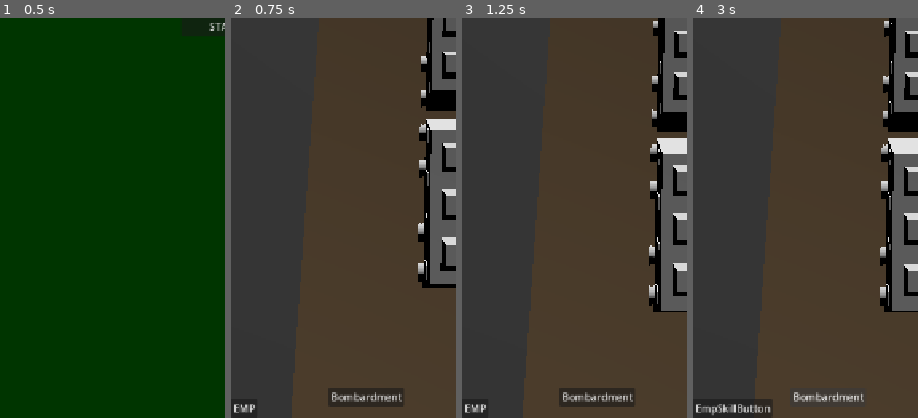
Above: before the commit, frames 1-4 (left to right).
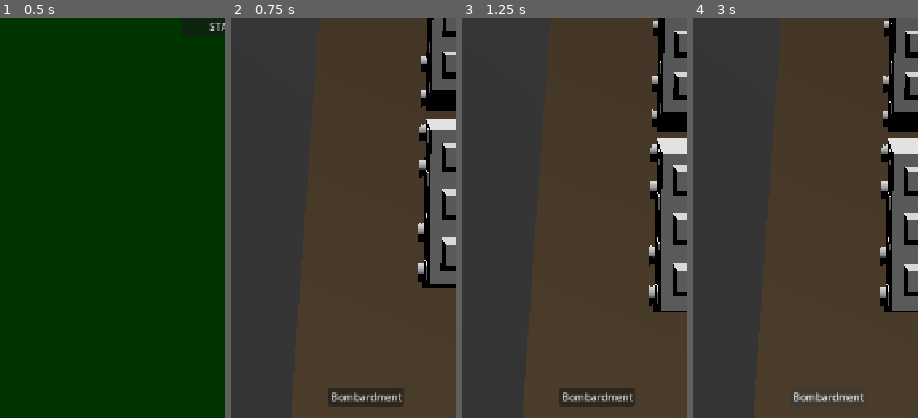
Above: after the commit, the same moments.

Repository: GabrielSiras/Decomissioners
Game: Godot game, scene res://scenes/UI-UX/UI/MENUs/MainMenu.tscn
Same seed, same stepped clock (60 frames per second), same inputs: the game is played once before the commit and once after it.
Inputs:
- Up to frame 1 (0.5 s): no input
- Up to frame 2 (0.75 s): click "START" at 0.5 s
- Up to frame 3 (1.25 s): no input
- Up to frame 4 (3 s): click "EMP" (after the commit: "Bombardment") at 1.25 s; click "EmpSkillButton" (after the commit: "Bombardment") at 2 s; click "Bombardment" at 2.75 s
The pictures show only the part of the screen within x 0-50%, y 50-100%; the shares and areas given below are measured in that part.

Frame 1 is identical in both runs. In frame 2, 0.1% of the frame differs, in the area x 1-11%, y 96-99%; in frame 3, 0.1%; in frame 4, 0.7%, in the area x 1-36%, y 95-100%.

Commit message:
#71,#72,#74,#67/FEAT: Adicionados Incendiary, MachineGun e Blast Turrets. Adicionados VFXs para tiros do Blast e freio do trem.

Diff:
--- a/scenes/Player/Train/Train.tscn
+++ b/scenes/Player/Train/Train.tscn
@@ -2,6 +2,7 @@
 
 [ext_resource type="Script" uid="uid://d4g06iyetgrwf" path="res://scripts/Player/Train/Train.gd" id="1_426cx"]
 [ext_resource type="PackedScene" uid="uid://dn6xiuvp8y7jk" path="res://assets/models/Train/TrainHead.glb" id="2_8tskr"]
+[ext_resource type="PackedScene" uid="uid://ctf6nkrlj66ni" path="res://scenes/VFX/BreakSparksVFX.tscn" id="2_wj5ji"]
 [ext_resource type="Script" uid="uid://btdr4h44kf6nb" path="res://scripts/Turrets/TurretSlot.gd" id="3_8tskr"]
 
 [sub_resource type="BoxShape3D" id="BoxShape3D_v5pwx"]
@@ -10,10 +11,12 @@
 [sub_resource type="BoxShape3D" id="BoxShape3D_qmg03"]
 size = Vector3(0.77924347, 0.18231201, 0.7755203)
 
-[node name="TrainHead" type="CharacterBody3D" unique_id=423923195]
+[node name="TrainHead" type="CharacterBody3D" unique_id=423923195 node_paths=PackedStringArray("wheel_markers")]
 collision_layer = 2
 collision_mask = 0
 script = ExtResource("1_426cx")
+wheel_markers = [NodePath("Marker3D"), NodePath("Marker3D2")]
+brake_vfx_scene = ExtResource("2_wj5ji")
 
 [node name="Model3D" parent="." unique_id=1468624311 instance=ExtResource("2_8tskr")]
 transform = Transform3D(-1, 0, 8.742278e-08, 0, 1, 0, -8.742278e-08, 0, -1, 0.045, 0, 0)
@@ -48,3 +51,9 @@
 [node name="CollisionShape3D" type="CollisionShape3D" parent="TurretSlots/Slot3" unique_id=256345620]
 transform = Transform3D(1, 0, 0, 0, 1, 0, 0, 0, 1, 0.0376091, -0.087677, 0.0042915344)
 shape = SubResource("BoxShape3D_qmg03")
+
+[node name="Marker3D" type="Marker3D" parent="." unique_id=2091457869]
+transform = Transform3D(1, 0, 0, 0, 1, 0, 0, 0, 1, 1.0337296, -0.16015494, 1.193884)
+
+[node name="Marker3D2" type="Marker3D" parent="." unique_id=351402532]
+transform = Transform3D(1, 0, 0, 0, 1, 0, 0, 0, 1, -0.9609299, -0.16015494, 1.193884)
--- /dev/null
+++ b/scenes/Turrets/Blast/Blast.tscn
@@ -0,0 +1,14 @@
+[gd_scene format=3 uid="uid://d0d2up8nwdif3"]
+
+[ext_resource type="PackedScene" uid="uid://bh4nxhtcknybg" path="res://scenes/Turrets/TurretBase.tscn" id="1_3hars"]
+[ext_resource type="Script" uid="uid://5jwjovk8qlm5" path="res://scripts/Turrets/Blast/Blast.gd" id="2_6d5vp"]
+[ext_resource type="PackedScene" uid="uid://c5qxjkarg4st8" path="res://scenes/VFX/PreassureBlastVFX.tscn" id="3_juufq"]
+
+[node name="Blast" unique_id=90108018 instance=ExtResource("1_3hars")]
+script = ExtResource("2_6d5vp")
+push_force = 25.0
+arc_angle_degrees = 180.0
+push_straight_forward = true
+blast_vfx_scene = ExtResource("3_juufq")
+fire_rate = 5.0
+projectile_scene = null
--- /dev/null
+++ b/scenes/Turrets/Incendiary/Incendiary.tscn
@@ -0,0 +1,20 @@
+[gd_scene format=3 uid="uid://dlibrupci2v80"]
+
+[ext_resource type="PackedScene" uid="uid://bh4nxhtcknybg" path="res://scenes/Turrets/TurretBase.tscn" id="1_jcsav"]
+[ext_resource type="Script" uid="uid://6olt1jyvfdkf" path="res://scripts/Turrets/Incendiary/Incendiary.gd" id="2_34g8i"]
+[ext_resource type="PackedScene" uid="uid://ca821bnynwdh4" path="res://scenes/VFX/FlamethrowerVFX.tscn" id="3_fs2uq"]
+
+[node name="Incendiary" unique_id=90108018 node_paths=PackedStringArray("flame_vfx") instance=ExtResource("1_jcsav")]
+script = ExtResource("2_34g8i")
+cone_angle_degrees = 60.0
+flame_vfx = NodePath("FlamethrowerVFX")
+debuff_duration = 2.0
+fire_rate = 0.2
+damage = 1
+projectile_scene = null
+
+[node name="CSGBox3D" parent="." index="0" unique_id=1161389508]
+transform = Transform3D(-1, 0, -8.742278e-08, 0, 1, 0, 8.742278e-08, 0, -1, 0.023658752, 0.1735611, -0.011474609)
+
+[node name="FlamethrowerVFX" parent="." index="4" unique_id=134806838 instance=ExtResource("3_fs2uq")]
+transform = Transform3D(-1, 0, -8.742278e-08, 0, 1, 0, 8.742278e-08, 0, -1, 0, 0, 0)
--- /dev/null
+++ b/scenes/Turrets/MachineGun/MachineGun.tscn
@@ -0,0 +1,14 @@
+[gd_scene format=3 uid="uid://drqt5gc0jk617"]
+
+[ext_resource type="PackedScene" uid="uid://bh4nxhtcknybg" path="res://scenes/Turrets/TurretBase.tscn" id="1_yfucs"]
+[ext_resource type="Script" uid="uid://djccrgmald5ns" path="res://scripts/Turrets/MachineGun/MachineGun.gd" id="2_budth"]
+
+[sub_resource type="StandardMaterial3D" id="StandardMaterial3D_budth"]
+
+[node name="MachineGunTurret" unique_id=90108018 instance=ExtResource("1_yfucs")]
+script = ExtResource("2_budth")
+fire_rate = 0.2
+damage = 2
+
+[node name="CSGBox3D" parent="." index="0" unique_id=1161389508]
+material = SubResource("StandardMaterial3D_budth")
--- a/scenes/Turrets/TurretBase.tscn
+++ b/scenes/Turrets/TurretBase.tscn
@@ -7,7 +7,7 @@
 albedo_color = Color(1, 0, 0, 1)
 
 [sub_resource type="SphereShape3D" id="SphereShape3D_qmg03"]
-radius = 17.923092
+radius = 5.3845696
 
 [node name="TurretBase" type="Node3D" unique_id=90108018]
 script = ExtResource("1_7ne02")
--- a/scenes/UI-UX/UI/MENUs/BuildMenuUI.tscn
+++ b/scenes/UI-UX/UI/MENUs/BuildMenuUI.tscn
@@ -21,19 +21,19 @@
 layout_mode = 0
 offset_right = 8.0
 offset_bottom = 8.0
-text = "torre1"
+text = "MachineGun"
 
 [node name="ButtonTurret2" type="Button" parent="RadialPanel" unique_id=861224002]
 layout_mode = 0
 offset_right = 8.0
 offset_bottom = 8.0
-text = "torre2"
+text = "Incendiary"
 
 [node name="ButtonTurret3" type="Button" parent="RadialPanel" unique_id=337346439]
 layout_mode = 0
 offset_right = 8.0
 offset_bottom = 8.0
-text = "torre3"
+text = "Blast"
 
 [node name="ButtonTurret4" type="Button" parent="RadialPanel" unique_id=290782043]
 layout_mode = 0
--- a/scenes/VFX/BreakSparksVFX.tscn
+++ b/scenes/VFX/BreakSparksVFX.tscn
@@ -1,6 +1,7 @@
 [gd_scene format=3 uid="uid://ctf6nkrlj66ni"]
 
 [ext_resource type="Texture2D" uid="uid://dg3gjisem7ypx" path="res://assets/VFX Textures/Spark Texture.png" id="1_amxb6"]
+[ext_resource type="Script" uid="uid://vbi5lrtil1m5" path="res://scripts/VFX/Train/Break/BreakSparksVFX.gd" id="2_a6gar"]
 
 [sub_resource type="StandardMaterial3D" id="StandardMaterial3D_7th88"]
 transparency = 1
@@ -43,6 +44,8 @@
 lifetime = 0.8
 randomness = 1.0
 fixed_fps = 60
+local_coords = true
 trail_lifetime = 0.01
 process_material = SubResource("ParticleProcessMaterial_iujhx")
 draw_pass_1 = SubResource("QuadMesh_jofub")
+script = ExtResource("2_a6gar")
--- a/scenes/VFX/PreassureBlastVFX.tscn
+++ b/scenes/VFX/PreassureBlastVFX.tscn
@@ -1,6 +1,7 @@
 [gd_scene format=3 uid="uid://c5qxjkarg4st8"]
 
 [ext_resource type="ArrayMesh" uid="uid://b62jbt08lhx4e" path="res://assets/VFX Textures/PlaceholderBlast.obj" id="1_ksonk"]
+[ext_resource type="Script" uid="uid://q7dfn73cwgj2" path="res://scripts/VFX/Turrets/Blast/PreassureBlastVFX.gd" id="1_mu4gs"]
 
 [sub_resource type="StandardMaterial3D" id="StandardMaterial3D_06qqu"]
 transparency = 1
@@ -44,6 +45,7 @@
 curve = SubResource("Curve_ksonk")
 
 [sub_resource type="ParticleProcessMaterial" id="ParticleProcessMaterial_hpqx0"]
+direction = Vector3(0, 0, -1)
 spread = 0.0
 directional_velocity_min = 50.139984
 directional_velocity_max = 50.139984
@@ -58,10 +60,12 @@
 emission_curve = SubResource("CurveTexture_42xip")
 
 [node name="Node3D" type="Node3D" unique_id=1629695280]
+script = ExtResource("1_mu4gs")
 
 [node name="WorldEnvironment" type="WorldEnvironment" parent="." unique_id=1416585214]
 
 [node name="PreassureBlast" type="GPUParticles3D" parent="." unique_id=1649617383]
+transform = Transform3D(-4.371139e-08, 0, 1, 0, 1, 0, -1, 0, -4.371139e-08, 0, 0, 0)
 material_override = SubResource("StandardMaterial3D_06qqu")
 emitting = false
 amount = 3
@@ -69,5 +73,6 @@
 one_shot = true
 explosiveness = 0.7
 fixed_fps = 60
+local_coords = true
 process_material = SubResource("ParticleProcessMaterial_hpqx0")
 draw_pass_1 = ExtResource("1_ksonk")
--- a/scenes/devroom.tscn
+++ b/scenes/devroom.tscn
@@ -19,9 +19,12 @@
 [ext_resource type="PackedScene" uid="uid://knbsvydvyrn3" path="res://scenes/Terrain/Chunks/Factory/Factory2.tscn" id="13_yxgwb"]
 [ext_resource type="PackedScene" uid="uid://7vml8gkbdtrb" path="res://scenes/UI-UX/UI/MENUs/BuildMenuUI.tscn" id="14_h3fqt"]
 [ext_resource type="PackedScene" uid="uid://bh4nxhtcknybg" path="res://scenes/Turrets/TurretBase.tscn" id="15_fxyqj"]
+[ext_resource type="PackedScene" uid="uid://ctf6nkrlj66ni" path="res://scenes/VFX/BreakSparksVFX.tscn" id="15_renfr"]
 [ext_resource type="PackedScene" uid="uid://bnhwjmce2un5i" path="res://scenes/UI-UX/UI/MENUs/DemolishingMenuUI.tscn" id="16_h8k66"]
-[ext_resource type="PackedScene" uid="uid://d1euxj5pok2vx" path="res://scenes/Player/Skills/EMP/EmpSkillButton.tscn" id="17_558wr"]
+[ext_resource type="PackedScene" uid="uid://drqt5gc0jk617" path="res://scenes/Turrets/MachineGun/MachineGun.tscn" id="17_f1oeb"]
+[ext_resource type="PackedScene" uid="uid://dlibrupci2v80" path="res://scenes/Turrets/Incendiary/Incendiary.tscn" id="18_estu5"]
 [ext_resource type="PackedScene" uid="uid://b6kis3qguxedq" path="res://scenes/Player/Wagon/Wagon.tscn" id="19_c0ium"]
+[ext_resource type="PackedScene" uid="uid://d0d2up8nwdif3" path="res://scenes/Turrets/Blast/Blast.tscn" id="19_renfr"]
 [ext_resource type="PackedScene" uid="uid://rbte6nqh348f" path="res://scenes/Player/Skills/Bombardment/BombardmentSkillButton.tscn" id="20_3f7xg"]
 
 [node name="Devroom3d" type="Node3D" unique_id=95222864]
@@ -63,6 +66,7 @@
 [node name="DefeatMenu" parent="HUD" unique_id=501164214 instance=ExtResource("4_do01s")]
 
 [node name="SpeedLever" parent="HUD" unique_id=425152856 instance=ExtResource("5_anjfi")]
+ui_brake_vfx_scene = ExtResource("15_renfr")
 
 [node name="TrainProgressBar" parent="HUD" unique_id=1161455226 instance=ExtResource("6_ivymc")]
 
@@ -70,9 +74,9 @@
 offset_left = 3.0
 offset_right = 3.0
 train = NodePath("../../Player/TrainHead")
-turret_1_scene = ExtResource("15_fxyqj")
-turret_2_scene = ExtResource("15_fxyqj")
-turret_3_scene = ExtResource("15_fxyqj")
+turret_1_scene = ExtResource("17_f1oeb")
+turret_2_scene = ExtResource("18_estu5")
+turret_3_scene = ExtResource("19_renfr")
 turret_4_scene = ExtResource("15_fxyqj")
 
 [node name="DemolishingMenuUI" parent="HUD" unique_id=1660696465 node_paths=PackedStringArray("train") instance=ExtResource("16_h8k66")]
@@ -80,11 +84,7 @@
 
 [node name="Skills" type="CanvasLayer" parent="." unique_id=799799759]
 
-[node name="EmpSkillButton" parent="Skills" unique_id=834700005 node_paths=PackedStringArray("train") instance=ExtResource("17_558wr")]
-train = NodePath("../../Player/TrainHead")
-
 [node name="BombardmentSkillButton" parent="Skills" unique_id=246414351 instance=ExtResource("20_3f7xg")]
-bombardment_scene = null
 
 [node name="Player" type="Node3D" parent="." unique_id=163302227]
 
--- a/scripts/Enemies/EnemyBase.gd
+++ b/scripts/Enemies/EnemyBase.gd
@@ -3,10 +3,9 @@
 
 @export_group("Stats")
 @export var max_health: int = 30
-@export var current_armor: int = 0
+@export var current_armor: int = 10
 @export var speed: float = 5.0
 @export var metal_reward: int = 5
-
 
 @export_group("Target")
 @export var target: Node3D
@@ -16,9 +15,17 @@
 var knockback_velocity: Vector3 = Vector3.ZERO
 @export var knockback_friction: float = 30.0
 
+var is_armor_debuffed: bool = false
+var original_armor: int = 0
+var debuff_timer_left: float = 0.0
+var stun_timer: float = 0.0
+
 func _ready() -> void:
 	current_health = max_health
 	add_to_group("enemies")
+
+func apply_stun(duration: float) -> void:
+	stun_timer = max(stun_timer, duration)
 
 func apply_knockback(impulse: Vector3) -> void:
 	impulse.y = 0.0
@@ -29,9 +36,16 @@
 	knockback_velocity = impulse
 
 func _physics_process(delta: float) -> void:
+	if is_armor_debuffed:
+		debuff_timer_left -= delta
+		if debuff_timer_left <= 0.0:
+			_remove_armor_debuff()
+
 	var ai_velocity: Vector3 = Vector3.ZERO
 
-	if knockback_velocity.length() < 2.0 and is_instance_valid(target):
+	if stun_timer > 0.0:
+		stun_timer -= delta
+	elif knockback_velocity.length() < 2.0 and is_instance_valid(target):
 		var direction: Vector3 = (target.global_position - global_position).normalized()
 		direction.y = 0.0
 		ai_velocity = direction * speed
@@ -46,6 +60,19 @@
 		knockback_velocity = knockback_velocity.move_toward(Vector3.ZERO, knockback_friction * delta)
 	else:
 		knockback_velocity = Vector3.ZERO
+
+func apply_armor_debuff(duration: float) -> void:
+	if not is_armor_debuffed:
+		is_armor_debuffed = true
+		original_armor = current_armor
+		current_armor = 0
+
+	debuff_timer_left = duration
+
+func _remove_armor_debuff() -> void:
+	if is_armor_debuffed:
+		is_armor_debuffed = false
+		current_armor = original_armor
 
 func take_damage(amount: int) -> void:
 	if current_health <= 0:
--- a/scripts/Enemies/MeeleEnemies/Opressor/Opressor.gd
+++ b/scripts/Enemies/MeeleEnemies/Opressor/Opressor.gd
@@ -164,6 +164,8 @@
 	var train_node = _find_train_speed_node()
 	if train_node:
 		train_node.current_speed = max(2.0, train_node.current_speed - (train_slow_amount * get_physics_process_delta_time()))
+		if train_node.has_method("trigger_brake_vfx"):
+			train_node.trigger_brake_vfx()
 
 func _process_cooldown(active_target: Node3D, train_spd: float) -> void:
 	var target_x = active_target.global_position.x + shoulder_x_offset
@@ -219,6 +221,8 @@
 	var train_node = _find_train_speed_node()
 	if train_node:
 		print("🛑 Opressor AGARROU no trem! Velocidade atual: ", snapped(train_node.current_speed, 0.01))
+		if train_node.has_method("trigger_brake_vfx"):
+			train_node.trigger_brake_vfx()
 
 func _miss_lunge() -> void:
 	current_state = State.COOLDOWN
--- a/scripts/Player/Train/Train.gd
+++ b/scripts/Player/Train/Train.gd
@@ -9,6 +9,7 @@
 @export var current_armor: int = 10
 @export var wagons: Array[Wagon] = []
 @export var current_speed: float = 0.0
+@export var wheel_markers: Array[Marker3D] = []
 @export_category("MENUs/HUDs")
 @export var defeat_menu: DefeatMenu
 @export var speed_lever: SpeedLever
@@ -17,14 +18,21 @@
 @export_category("EMP SKILL")
 @export var emp_radius: float = 12.0
 @export var emp_force: float = 25.0
-
+@export_category("VFXs")
+@export var brake_vfx_scene: PackedScene
+var brake_vfx_cooldown_timer: float = 0.0
 var slots_status: Dictionary = {}
 var current_speed_factor: float = 0.0
 var velocity: Vector3 = Vector3.ZERO
 var start_position: Vector3
 var total_distance: float = 0.0
 
+
 func _ready() -> void:
+	if is_instance_valid(speed_lever):
+		speed_lever.braked.connect(_on_train_braked)
+		speed_lever.speed_changed.connect(_on_speed_changed)
+
 	add_to_group("player_base")
 	start_position = global_position
 
@@ -35,10 +43,38 @@
 	if is_instance_valid(destination_node):
 		total_distance = start_position.distance_to(destination_node.global_position)
 
-	if speed_lever:
-		speed_lever.speed_changed.connect(_on_speed_changed)
-
 	_register_all_slots()
+
+func _physics_process(delta: float) -> void:
+	if brake_vfx_cooldown_timer > 0.0:
+		brake_vfx_cooldown_timer -= delta
+
+	var actual_speed = max(0.0, current_speed)
+	velocity = -global_transform.basis.z * actual_speed
+	global_position += velocity * delta
+
+	if speed_lever and max_speed > 0.0:
+		var visual_factor = clamp(current_speed / max_speed, 0.0, 1.0)
+		speed_lever.update_slider_visual(visual_factor)
+
+	_update_progress()
+
+func _on_train_braked() -> void:
+	trigger_brake_vfx()
+
+func trigger_brake_vfx() -> void:
+	if brake_vfx_cooldown_timer > 0.0:
+		return
+
+	if not brake_vfx_scene or wheel_markers.is_empty():
+		return
+
+	brake_vfx_cooldown_timer = 0.4
+
+	for marker in wheel_markers:
+		if is_instance_valid(marker):
+			var vfx = brake_vfx_scene.instantiate()
+			marker.add_child(vfx)
 
 func _clean_wagons_list() -> void:
 	wagons = wagons.filter(func(w): return is_instance_valid(w) and not w.is_queued_for_deletion())
@@ -79,17 +115,6 @@
 		if is_instance_valid(wagon) and wagon.has_node("TurretSlots"):
 			for slot in wagon.get_node("TurretSlots").get_children():
 				slots_status[slot] = null
-
-func _physics_process(delta: float) -> void:
-	var actual_speed = max(0.0, current_speed)
-	velocity = -global_transform.basis.z * actual_speed
-	global_position += velocity * delta
-
-	if speed_lever and max_speed > 0.0:
-		var visual_factor = clamp(current_speed / max_speed, 0.0, 1.0)
-		speed_lever.update_slider_visual(visual_factor)
-
-	_update_progress()
 
 func _update_wagons_list() -> void:
 	wagons.clear()
@@ -120,7 +145,7 @@
 func _on_destination_reached() -> void:
 	print("O trem chegou à estação final!")
 
-	var win_menu_scene = load("res://scenes/UI-UX/UI/WinMenu.tscn")
+	var win_menu_scene = load("res://scenes/UI-UX/UI/MENUs/WinMenu.tscn")
 	if win_menu_scene:
 		var win_menu_instance = win_menu_scene.instantiate()
 		get_tree().current_scene.add_child(win_menu_instance)
@@ -215,3 +240,14 @@
 
 				if enemy.has_method("apply_knockback"):
 					enemy.apply_knockback(push_dir * emp_force)
+
+func play_brake_vfx(vfx_scene: PackedScene, spawn_point: Node3D) -> void:
+	if not vfx_scene or not is_instance_valid(spawn_point):
+		return
+
+	var vfx = vfx_scene.instantiate()
+
+	spawn_point.add_child(vfx)
+
+	vfx.position = Vector3.ZERO
+	vfx.rotation = Vector3.ZERO
--- /dev/null
+++ b/scripts/Turrets/Blast/Blast.gd
@@ -0,0 +1,64 @@
+class_name Blast
+extends TurretBase
+
+@export_category("Configurações de Repulsão")
+@export var push_force: float = 25.0
+@export var arc_angle_degrees: float = 180.0
+@export var push_straight_forward: bool = true
+@export var blast_vfx_scene: PackedScene
+
+@export_category("Configurações de Atordoamento")
+@export_range(0.0, 1.0) var stun_chance: float = 0.1
+@export var stun_duration: float = 1.5
+
+func shoot() -> void:
+	var forward_dir: Vector3 = -global_transform.basis.z
+	if is_instance_valid(muzzle):
+		forward_dir = -muzzle.global_transform.basis.z
+
+	forward_dir.y = 0.0
+	forward_dir = forward_dir.normalized()
+
+	_play_blast_vfx()
+
+	for enemy in enemies_in_range:
+		if not is_instance_valid(enemy):
+			continue
+
+		var target_node: Node3D = enemy
+		while is_instance_valid(target_node) and not target_node.has_method("apply_knockback") and target_node != get_tree().current_scene:
+			target_node = target_node.get_parent()
+
+		if not is_instance_valid(target_node) or target_node == get_tree().current_scene:
+			continue
+
+		var diff: Vector3 = target_node.global_position - global_position
+		diff.y = 0.0
+		var distance: float = diff.length()
+
+		var dir_to_enemy: Vector3 = diff.normalized() if distance > 0.001 else forward_dir
+
+		var angle_rad: float = forward_dir.angle_to(dir_to_enemy)
+		var angle_deg: float = rad_to_deg(angle_rad)
+
+		if angle_deg <= (arc_angle_degrees / 2.0):
+			var final_push_dir: Vector3 = forward_dir if push_straight_forward else dir_to_enemy
+
+			target_node.apply_knockback(final_push_dir * push_force)
+
+			if randf() <= stun_chance:
+				if target_node.has_method("apply_stun"):
+					target_node.apply_stun(stun_duration)
+
+			if target_node.has_method("take_damage") and damage > 0:
+				target_node.take_damage(damage)
+
+func _play_blast_vfx() -> void:
+	if blast_vfx_scene:
+		var vfx = blast_vfx_scene.instantiate()
+		get_parent().add_child(vfx)
+
+		if is_instance_valid(muzzle):
+			vfx.global_transform = muzzle.global_transform
+		else:
+			vfx.global_transform = global_transform
--- /dev/null
+++ b/scripts/Turrets/Incendiary/Incendiary.gd
@@ -0,0 +1,58 @@
+class_name Incendiary
+extends TurretBase
+
+@export_category("Configs do Incendiary")
+@export var cone_angle_degrees: float = 60.0
+@export var flame_vfx: Node3D
+
+@export_category("Debuff de Armadura")
+@export var debuff_duration: float = 2.0 # nível1
+
+var is_firing: bool = false
+
+func _ready() -> void:
+	super._ready()
+
+	if is_instance_valid(flame_vfx):
+		_set_flame_vfx_active(false)
+
+func _process(delta: float) -> void:
+	super._process(delta)
+
+	if current_target and not is_firing:
+		is_firing = true
+		_set_flame_vfx_active(true)
+	elif not current_target and is_firing:
+		is_firing = false
+		_set_flame_vfx_active(false)
+
+func shoot() -> void:
+	var forward_dir: Vector3 = -global_transform.basis.z
+	forward_dir.y = 0.0
+	forward_dir = forward_dir.normalized()
+
+	for enemy in enemies_in_range:
+		if not is_instance_valid(enemy):
+			continue
+
+		var dir_to_enemy: Vector3 = (enemy.global_position - global_position).normalized()
+		dir_to_enemy.y = 0.0
+
+		var angle_rad: float = forward_dir.angle_to(dir_to_enemy)
+		var angle_deg: float = rad_to_deg(angle_rad)
+
+		if angle_deg <= (cone_angle_degrees / 2.0):
+			if enemy.has_method("take_damage"):
+				enemy.take_damage(damage)
+			if enemy.has_method("apply_armor_debuff"):
+				enemy.apply_armor_debuff(debuff_duration)
+
+func _set_flame_vfx_active(active: bool) -> void:
+	if not is_instance_valid(flame_vfx):
+		return
+
+	flame_vfx.visible = active
+
+	var particles = flame_vfx.find_children("*", "GPUParticles3D") + flame_vfx.find_children("*", "CPUParticles3D")
+	for p in particles:
+		p.emitting = active
--- /dev/null
+++ b/scripts/Turrets/MachineGun/MachineGun.gd
@@ -0,0 +1,2 @@
+class_name MachineGunTurret
+extends TurretBase
--- a/scripts/UI-UX/UI/SpeedLever.gd
+++ b/scripts/UI-UX/UI/SpeedLever.gd
@@ -2,15 +2,35 @@
 extends CanvasLayer
 
 signal speed_changed(speed_factor: float)
+signal braked()
+
+@export_category("Efeitos Visuais")
+@export var ui_brake_vfx_scene: PackedScene
 
 @onready var v_slider: VSlider = $VSlider
 
+var _previous_value: float = 1.0
+
 func _ready() -> void:
-	v_slider.value_changed.connect(_on_slider_value_changed)
+	if is_instance_valid(v_slider):
+		_previous_value = v_slider.value
+		v_slider.value_changed.connect(_on_slider_value_changed)
 
 func _on_slider_value_changed(new_value: float) -> void:
+	if new_value < _previous_value:
+		braked.emit()
+
+	_previous_value = new_value
 	speed_changed.emit(new_value)
 
 func update_slider_visual(factor: float) -> void:
 	if is_instance_valid(v_slider):
+		_previous_value = factor
 		v_slider.set_value_no_signal(factor)
+
+func _trigger_brake_vfx() -> void:
+	if ui_brake_vfx_scene:
+		var vfx = ui_brake_vfx_scene.instantiate()
+		add_child(vfx)
+		if vfx is Node2D or vfx is Control:
+			vfx.global_position = v_slider.global_position
--- a/scripts/UI-UX/UI/WinMenu.gd
+++ b/scripts/UI-UX/UI/WinMenu.gd
@@ -10,4 +10,4 @@
 	pass
 
 func _on_menu_button_pressed() -> void:
-	get_tree().change_scene_to_file("res://scenes/UI-UX/UI/MainMenu.tscn")
+	get_tree().change_scene_to_file("res://scenes/UI-UX/UI/MENUs/MainMenu.tscn")
--- /dev/null
+++ b/scripts/VFX/Train/Break/BreakSparksVFX.gd
@@ -0,0 +1,14 @@
+extends GPUParticles3D
+
+@export var brake_duration: float = 1.0
+
+func _ready() -> void:
+	emitting = true
+
+	await get_tree().create_timer(brake_duration).timeout
+
+	emitting = false
+
+	await get_tree().create_timer(lifetime).timeout
+
+	queue_free()
--- /dev/null
+++ b/scripts/VFX/Turrets/Blast/PreassureBlastVFX.gd
@@ -0,0 +1,13 @@
+extends Node3D
+
+@onready var particles: GPUParticles3D = $PreassureBlast
+
+func _ready() -> void:
+	if particles:
+		particles.restart()
+		particles.emitting = true
+
+		var wait_time: float = (particles.lifetime / particles.speed_scale) + 0.2
+		await get_tree().create_timer(wait_time).timeout
+
+	queue_free()
Not shown, added: scripts/Turrets/Blast/Blast.gd.uid
Not shown, added: scripts/Turrets/Incendiary/Incendiary.gd.uid
Not shown, added: scripts/Turrets/MachineGun/MachineGun.gd.uid
Not shown, added: scripts/VFX/Train/Break/BreakSparksVFX.gd.uid
Not shown, added: scripts/VFX/Turrets/Blast/PreassureBlastVFX.gd.uid
